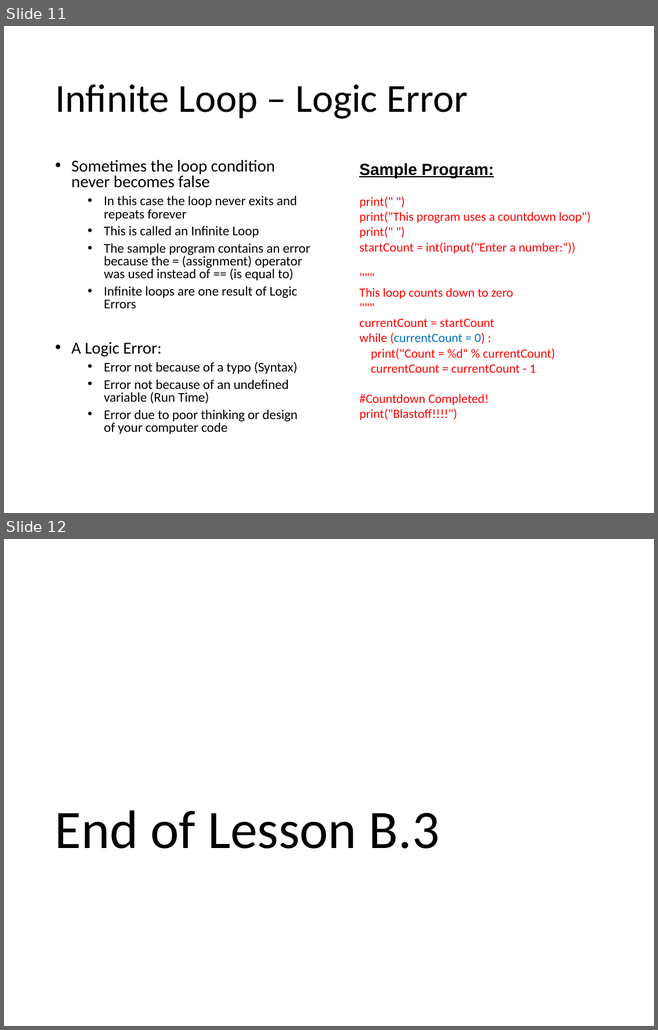
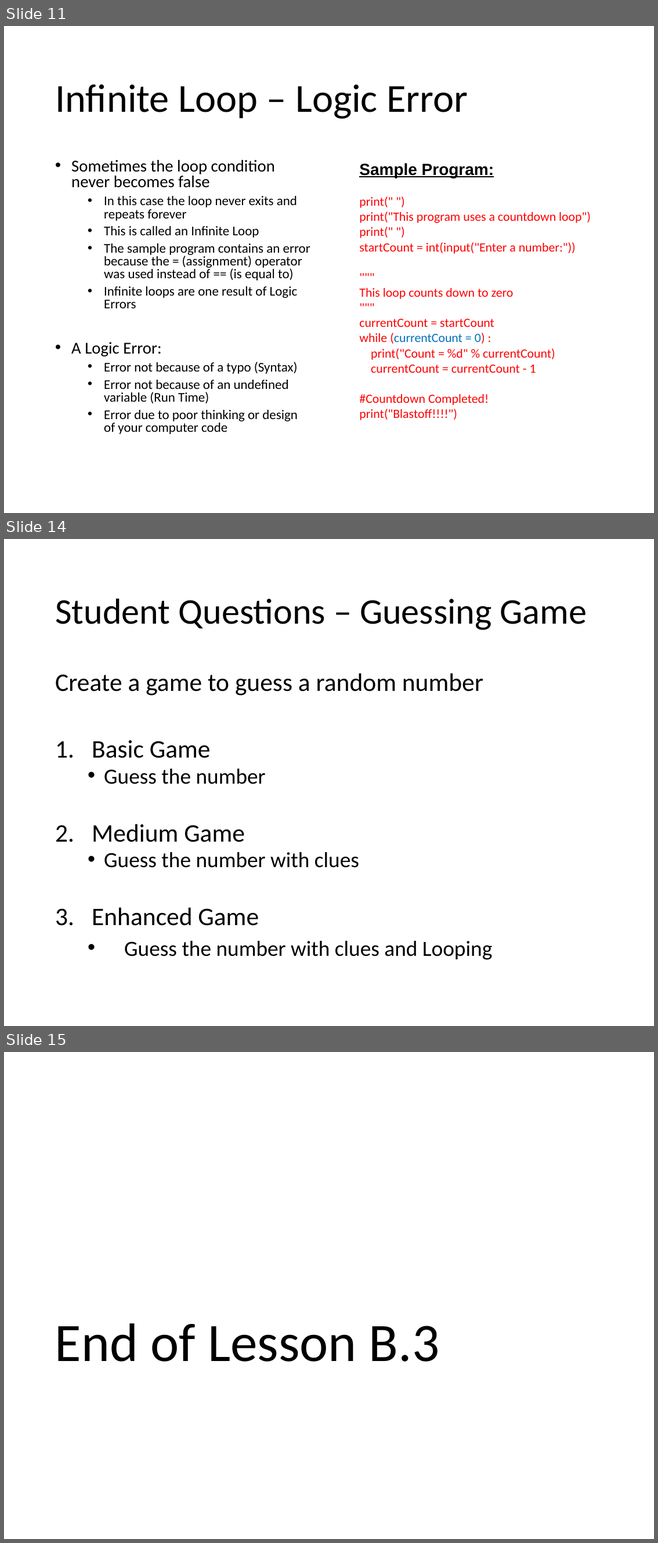
Before and after one commit to Greg5519/ICS3C0, a slide deck: Topic B Programming Skills/B.3 Lesson - Python Control Basics.pptx. Shown one above the other, each under a label of ours: slides 11 and 12 before the commit, slides 11, 14 and 15 after it; the slides between them are not shown. The pictures are 658x1030 and 658x1543 pixels, drawn with LibreOffice and Linux fonts; fonts in the diff are those of the drawing. Boxes give left, top, right and bottom in pixels: in the first picture for what was removed or moved away, otherwise in the second. Text is boxed around its words. In the diff, an @@ line names an element or a change of style, - is before the commit and + after.

```diff
--- a/Topic B Programming Skills/B.3 Lesson - Python Control Basics.pptx
+++ b/Topic B Programming Skills/B.3 Lesson - Python Control Basics.pptx
@@ slide 14 added at (4,539,654,1026), background #FFFFFF @@
@@ title added at (55,598,587,630), 40 pt, text #000000 @@
+Student Questions – Guessing Game
@@ text added at (55,673,492,960), 24 pt, text #000000 @@
+Create a game to guess a random number
+1. Basic Game
+  • Guess the number
+2. Medium Game
+  • Guess the number with clues
+3. Enhanced Game
+    • Guess the number with clues and Looping
@@ what was slide 12 is now slide 15 @@
```
Also in this commit, not shown: 2 other slides added, 3 other files.
